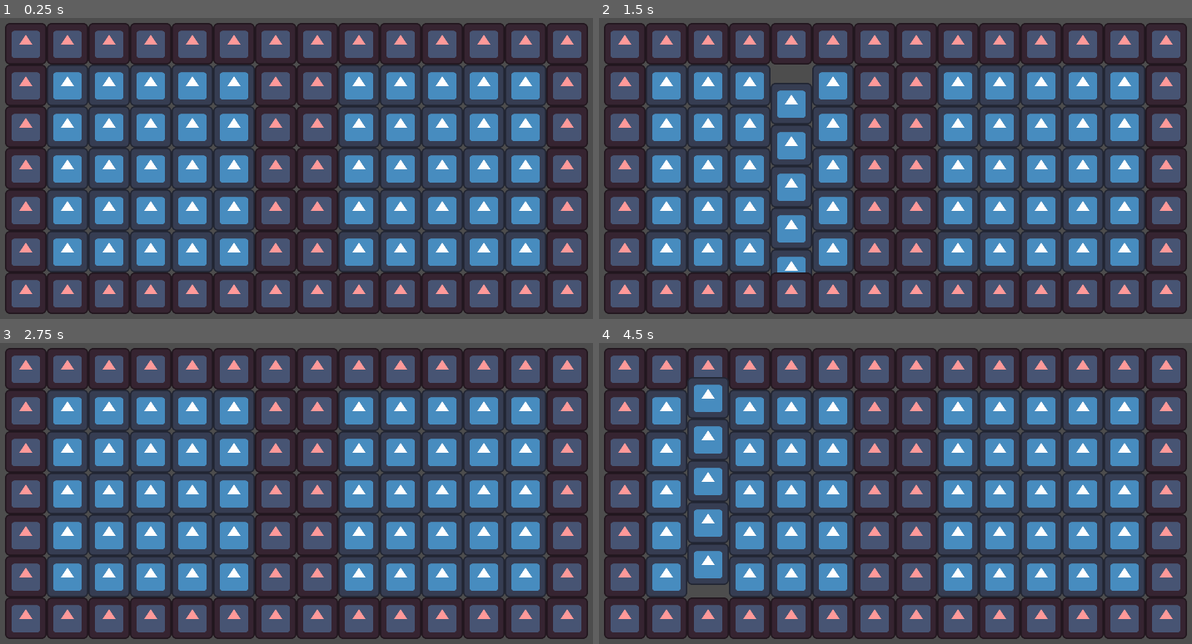
Above: before the commit, frames 1-4 (two rows, left to right).
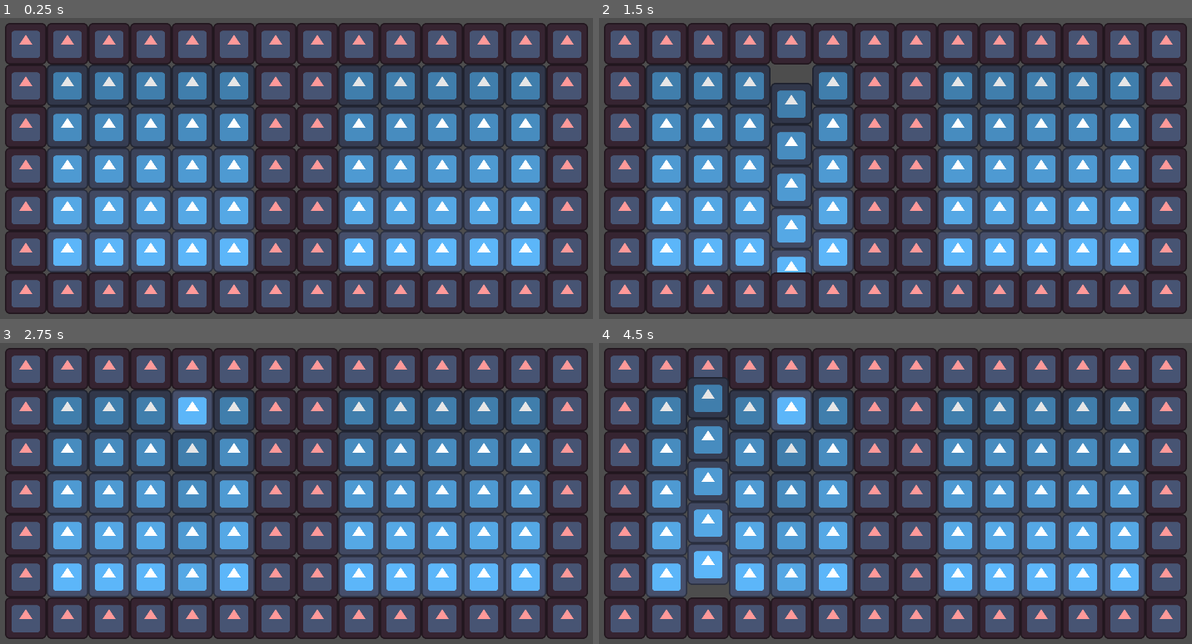
Above: after the commit, the same moments.

Repository: TyLanger/TileslidingTD
Game: Godot game, scene res://tile_grid/tile_grid.tscn
The game is run twice, just before and just after one commit, with the same random seed, the same clock (stepped at 60 frames per second) and the same inputs. This scene is started directly instead of the project's main scene. The engine's default icon, where the game draws it, is replaced by a stand-in: a white triangle on a blue panel in a dark square.
Inputs (mouse positions are in pixels of both pictures, inside the frame that each line leads up to):
- Up to frame 1 (0.25 s): no input
- Up to frame 2 (1.5 s): tap Enter (ui_accept) at 0.5, 0.77, 1.25 s; move the mouse to (1055, 162) at 0.52 s; click (1055, 162) at 0.6 s; drag from (776, 198) to (871, 255) at 1.27 s
- Up to frame 3 (2.75 s): move the mouse to (373, 424) at 2.02 s; click (373, 424) at 2.1 s
- Up to frame 4 (4.5 s): tap Enter (ui_accept) at 2.75, 3.5, 3.77, 4.25 s; drag from (871, 580) to (705, 448) at 2.77 s; move the mouse to (1108, 562) at 3.52 s; click (1108, 562) at 3.6 s; drag from (705, 448) to (806, 412) at 4.27 s

The runs differ from the first frame. In frame 1, 12% of the frame differs, in the area x 8-92%, y 19-84%; in frame 2, 12%; in frame 3, 12%; in frame 4, 12%.

Commit message:
Double Wrap Bug Fix
If you wrap twice, the game doesn't crash
Also made the tiles settling in to their new position more efficient. It
was running every frame before and now it only runs when you release the
mouse.

Diff:
--- a/tile_grid/tile_grid.gd
+++ b/tile_grid/tile_grid.gd
@@ -30,6 +30,8 @@
 			#tile.modulate = Color(i/10.0, j/10.0, 1.0-(i+j)/20.0)
 			if(i==0 || j==0 || i==13 || j==6 || i==6 || i==7):
 				tile.modulate = Color(1.0, 0.6, 0.6)
+			else:
+				tile.modulate = Color(0.8 + j/10.0, 0.8+j/10.0, 0.8+j/10.0)
 			add_child(tile)
 			row.append(tile)
 			#grid[i][j] = tile
@@ -57,11 +59,10 @@
 		var mouse = get_viewport().get_mouse_position()
 		print("unclick at: ", mouse)
 		dragging = false
+		reset_col(col_drag)
 
 	if(dragging):
 		change_col(col_drag)
-	else:
-		reset_col(col_drag)
 
 func _input(event):
    # Mouse in viewport coordinates.
@@ -96,22 +97,48 @@
 		# if height < min, height = max
 
 func reset_col(col_index):
+	# bug scenarios
+	# drag down out of bounds. The last tile index is >5
+	# drag up out of bounds. Multiple indicies are 0
+	# loop over all indicies. If any are 0, error. If any are 6, error
+	# if any are 0, they should be 1,2,3,4,5
+	# if any are 6, they should be 1,2,3,4,5
+
+	# temp col to copy/store tiles
+	# so they aren't swapped while being iterated over
+	var temp_col = []
+	temp_col.resize(5)
+	var double_wrap = false
+
 	for i in range(1,6):
-		#grid[col_index][i].modulate = Color(0.9 + i/10.0, 0.9 + i/10.0, 0.9 + i/10.0)
-		#grid[col_index][i].position = Vector2(offset + tile_width * col_index, offset + tile_width * i)
-		# have they moved?
-		# want to save this new pos when they are dropped
 		var pos = grid[col_index][i].position
 		var index: int = (pos.y - (offset - (tile_width/2))) / tile_width
-		var anchor_y_pos = offset + tile_width * index
-		grid[col_index][i].position = Vector2(pos.x, anchor_y_pos)
-		#swap in grid
-		var temp = grid[col_index][i]
-		grid[col_index][i] = grid[col_index][index]
-		grid[col_index][index] = temp
-		# if you drag the top tile around twice, it stops looping and will crash
-		# if you drag from the bottom around twice, multiple go to 0 I think
-		# maybe as soon as one gets out of bounds, I should shift all of them
+		if(index==0 || index>5):
+			double_wrap = true
+			break
+
+	if(double_wrap):
+		for i in range(1,6):
+			var pos = grid[col_index][i].position
+			var anchor_y_pos = offset + tile_width * i
+			grid[col_index][i].position = Vector2(pos.x, anchor_y_pos)
+	else:
+		for i in range(1,6):
+			#grid[col_index][i].modulate = Color(0.9 + i/10.0, 0.9 + i/10.0, 0.9 + i/10.0)
+			#grid[col_index][i].position = Vector2(offset + tile_width * col_index, offset + tile_width * i)
+			# have they moved?
+			# want to save this new pos when they are dropped
+			var pos = grid[col_index][i].position
+			var index: int = (pos.y - (offset - (tile_width/2))) / tile_width
+			#print("index: ", index)
+			var anchor_y_pos = offset + tile_width * index
+			grid[col_index][i].position = Vector2(pos.x, anchor_y_pos)
+			temp_col[index-1] = grid[col_index][i]
+		# if you double wrap, the tiles are already in the right order
+		for i in 5:
+			grid[col_index][i+1] = temp_col[i]
+
+
 
 func swap_tiles_above(col_index):
 	#dragging up, the top tile is out of bounds, wrap around to the bottom
